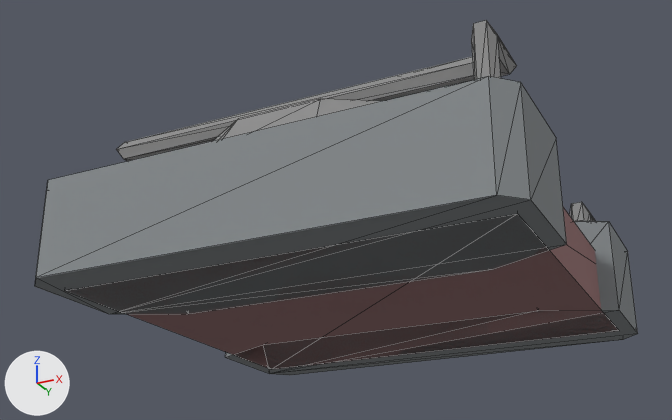
The OBJ model Models/vce_pumpjack_base.obj: old version first, new version second.
Both versions are drawn from a camera (50 mm lens) standing at (2.41, -5.18, -1.6) and looking at (-0.11, -0.15, 0.66). Every picture has the same lights, and +X, +Y and +Z are marked at lower left. The first picture is the older version. Mesh edges are drawn as thin lines. Where no turn or scale is listed for an object, it has been applied to the vertices.

Objects in the first picture: 'vce_pumpjack_base'.
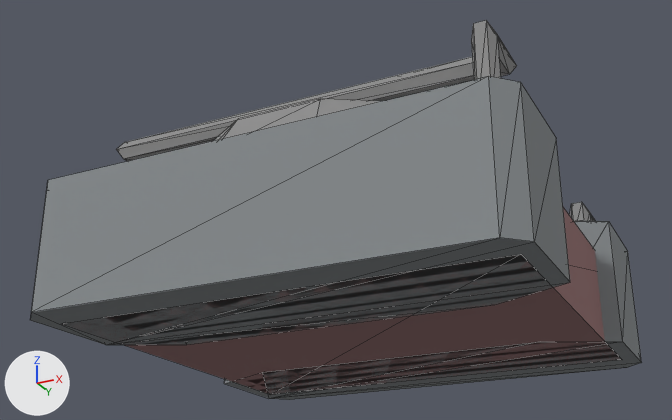
The newer file is also turned or shifted as a whole; pictures and numbers use the older file's frame.

The change in detail:
me_vce_pumpjack_base is used by ob_vce_pumpjack_base; location (0.0, 0.0, 0.0).
me_vce_pumpjack_base had 243 vertices, 401 faces and spanned x -1.46..1.46, y -1.46..1.46, z 0.0..1.08.
me_vce_pumpjack_base now has 243 vertices, 401 faces and spans x -1.46..1.46, y -1.46..1.46, z -0.2..1.08.
me_vce_pumpjack_base part 1: all 20 vertices in x -1.46..1.46, y -1.46..1.46, z 0.0 are moved by (0.0, 0.0, -0.2).

Where the change shows, as pixel boxes [x1, y1, x2, y2] in the pictures (672 x 420 px; the box of a moved part takes in the faces that stretch with it):
'vce_pumpjack_base', reshaped (7% taller)
    before: [35, 20, 638, 375]
    after: [30, 20, 641, 400]
part 1 of me_vce_pumpjack_base, moved or reshaped
    before: [35, 79, 638, 375]
    after: [30, 79, 641, 400]
